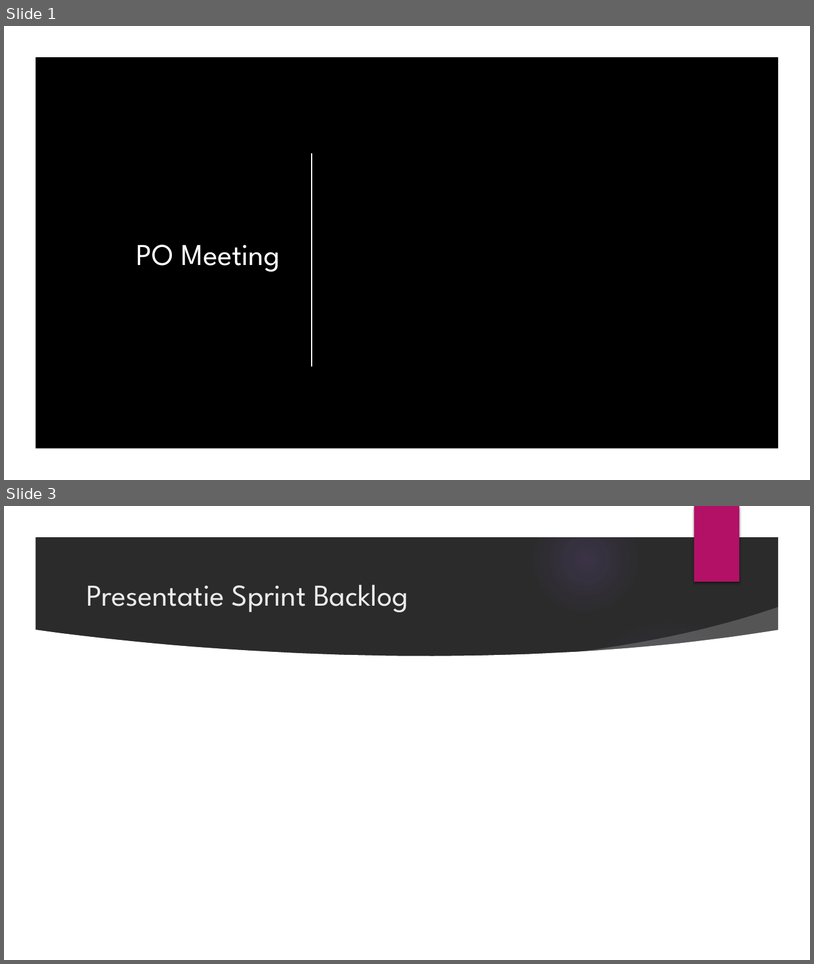
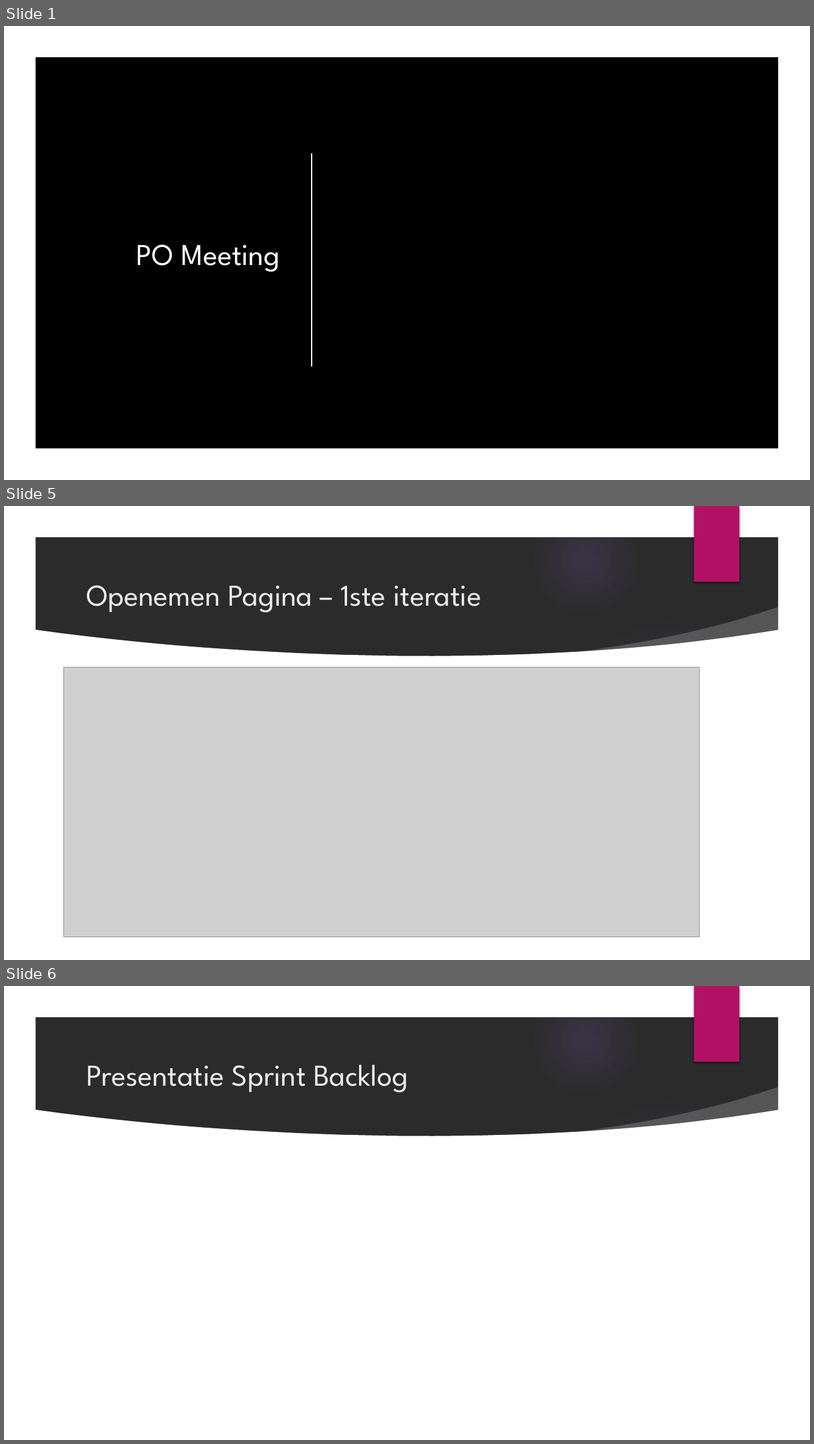
Before and after one commit to OG-netizen/Project-3-4, a slide deck: Sprint Planning/Scrum meeting 1.pptx. Shown one above the other, each under a label of ours: slides 1 and 3 before the commit, slides 1, 5 and 6 after it; the slides between them are not shown. The pictures are 814x964 and 814x1444 pixels, drawn with LibreOffice and Linux fonts; fonts in the diff are those of the drawing; grey boxes stand for pictures; background and template pictures are left out; a plain dark background stands for a picture behind light text. Boxes give left, top, right and bottom in pixels: in the first picture for what was removed or moved away, otherwise in the second. Text is boxed around its words. In the diff, an @@ line names an element or a change of style, - is before the commit and + after.

```diff
--- a/Sprint Planning/Scrum meeting 1.pptx
+++ b/Sprint Planning/Scrum meeting 1.pptx
@@ slide 5 added at (4,506,810,960), background picture (left out); not listed: 9 template elements that a slide beside it also shows @@
@@ title added at (86,585,482,612), 36 pt, text #EBEBEB @@
+Openemen Pagina – 1ste iteratie
@@ picture added at (63,667,699,937) @@
@@ what was slide 3 is now slide 6 @@
```
Also in this commit, not shown: 1 slide changed, 2 other slides added.
